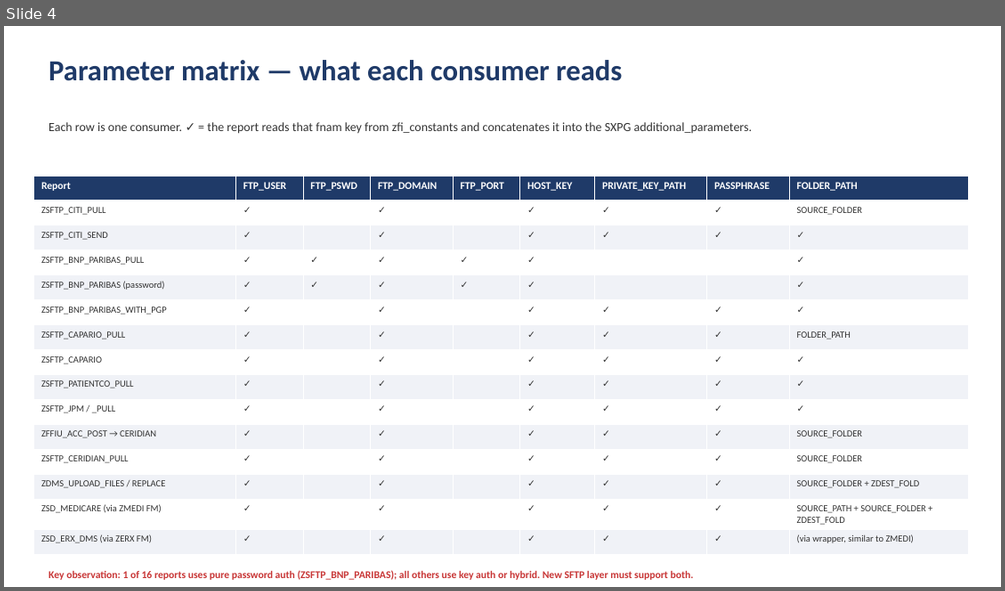
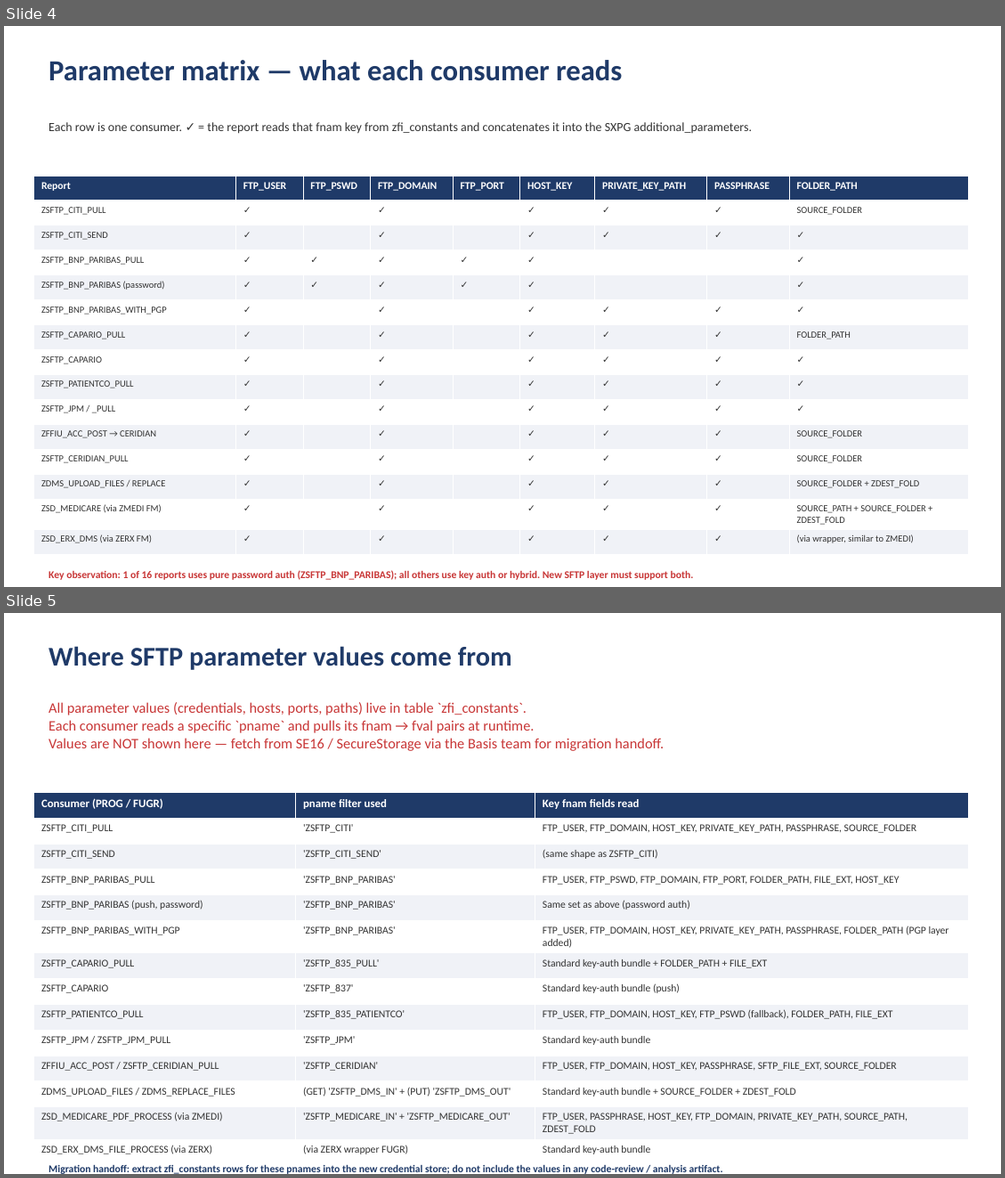
Before and after one commit to fr0ster/cloud-llm-hub, a slide deck: docs/tutorials/codebase-analysis/examples/report.pptx. Shown one above the other, each under a label of ours: slide 4 before the commit, slides 4 and 5 after it. The pictures are 1005x591 and 1005x1178 pixels, drawn with LibreOffice and Linux fonts; fonts in the diff are those of the drawing. Boxes give left, top, right and bottom in pixels: in the first picture for what was removed or moved away, otherwise in the second. Text is boxed around its words. In the diff, an @@ line names an element or a change of style, - is before the commit and + after.

```diff
--- a/docs/tutorials/codebase-analysis/examples/report.pptx
+++ b/docs/tutorials/codebase-analysis/examples/report.pptx
@@ slide 5 added at box(4, 613, 1001, 1174), background #FFFFFF @@
@@ text added at box(48, 646, 512, 670), 26 pt, text #1F3A68, bold @@
+Where SFTP parameter values come from
@@ text added at box(48, 702, 663, 751), 14 pt, text #C83636 @@
+All parameter values (credentials, hosts, ports, paths) live in table `zfi_constants`.
+Each consumer reads a specific `pname` and pulls its fnam → fval pairs at runtime.
+Values are NOT shown here — fetch from SE16 / SecureStorage via the Basis team for migration handoff.
@@ table added at box(34, 793, 969, 1158), 14 rows, 3 columns @@
+Consumer (PROG / FUGR) | pname filter used | Key fnam fields read
+ZSFTP_CITI_PULL | 'ZSFTP_CITI' | FTP_USER, FTP_DOMAIN, HOST_KEY, PRIVATE_KEY_PATH, PASSPHRASE, SOURCE_FOLDER
+ZSFTP_CITI_SEND | 'ZSFTP_CITI_SEND' | (same shape as ZSFTP_CITI)
+ZSFTP_BNP_PARIBAS_PULL | 'ZSFTP_BNP_PARIBAS' | FTP_USER, FTP_PSWD, FTP_DOMAIN, FTP_PORT, FOLDER_PATH, FILE_EXT, HOST_KEY
+ZSFTP_BNP_PARIBAS (push, password) | 'ZSFTP_BNP_PARIBAS' | Same set as above (password auth)
+ZSFTP_BNP_PARIBAS_WITH_PGP | 'ZSFTP_BNP_PARIBAS' | FTP_USER, FTP_DOMAIN, HOST_KEY, PRIVATE_KEY_PATH, PASSPHRASE, FOLDER_PATH (PGP layer added)
+ZSFTP_CAPARIO_PULL | 'ZSFTP_835_PULL' | Standard key-auth bundle + FOLDER_PATH + FILE_EXT
+ZSFTP_CAPARIO | 'ZSFTP_837' | Standard key-auth bundle (push)
+ZSFTP_PATIENTCO_PULL | 'ZSFTP_835_PATIENTCO' | FTP_USER, FTP_DOMAIN, HOST_KEY, FTP_PSWD (fallback), FOLDER_PATH, FILE_EXT
+ZSFTP_JPM / ZSFTP_JPM_PULL | 'ZSFTP_JPM' | Standard key-auth bundle
+ZFFIU_ACC_POST / ZSFTP_CERIDIAN_PULL | 'ZSFTP_CERIDIAN' | FTP_USER, FTP_DOMAIN, HOST_KEY, PASSPHRASE, SFTP_FILE_EXT, SOURCE_FOLDER
+ZDMS_UPLOAD_FILES / ZDMS_REPLACE_FILES | (GET) 'ZSFTP_DMS_IN' + (PUT) 'ZSFTP_DMS_OUT' | Standard key-auth bundle + SOURCE_FOLDER + ZDEST_FOLD
+ZSD_MEDICARE_PDF_PROCESS (via ZMEDI) | 'ZSFTP_MEDICARE_IN' + 'ZSFTP_MEDICARE_OUT' | FTP_USER, PASSPHRASE, HOST_KEY, FTP_DOMAIN, PRIVATE_KEY_PATH, SOURCE_PATH, ZDEST_FOLD
+ZSD_ERX_DMS_FILE_PROCESS (via ZERX) | (via ZERX wrapper FUGR) | Standard key-auth bundle
@@ text added at box(48, 1165, 723, 1174), 10 pt, text #1F3A68, bold @@
+Migration handoff: extract zfi_constants rows for these pnames into the new credential store; do not include the values in any code-review / analysis artifact.
```
Also in this commit, not shown: 9 other files.
